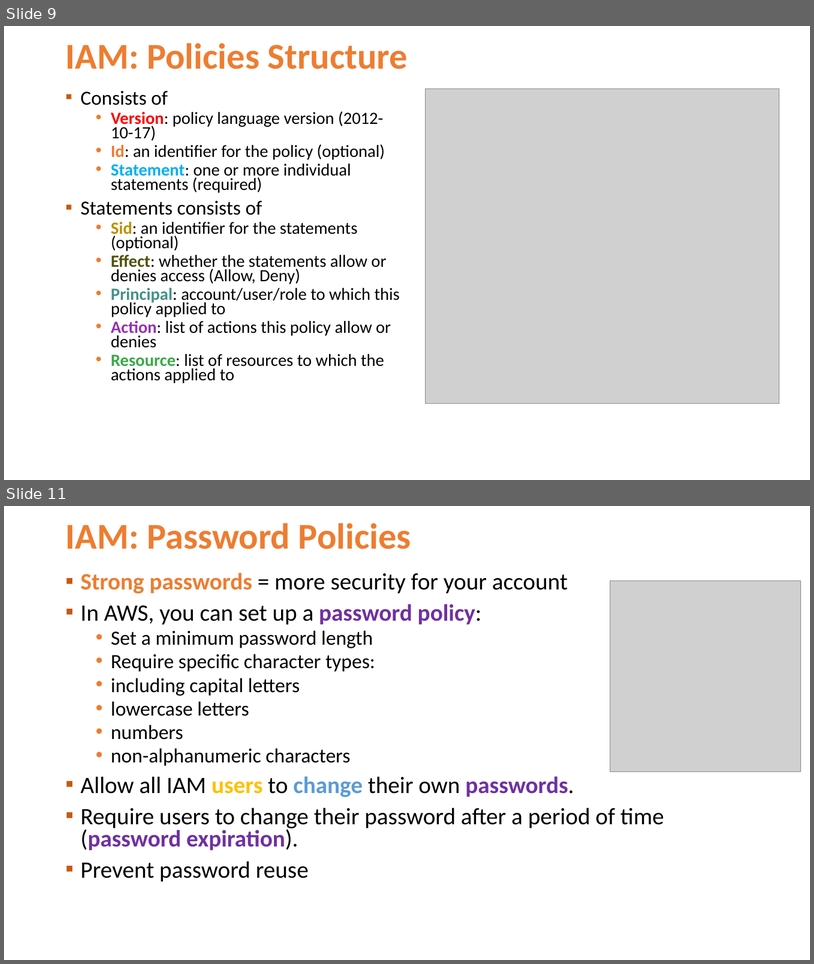
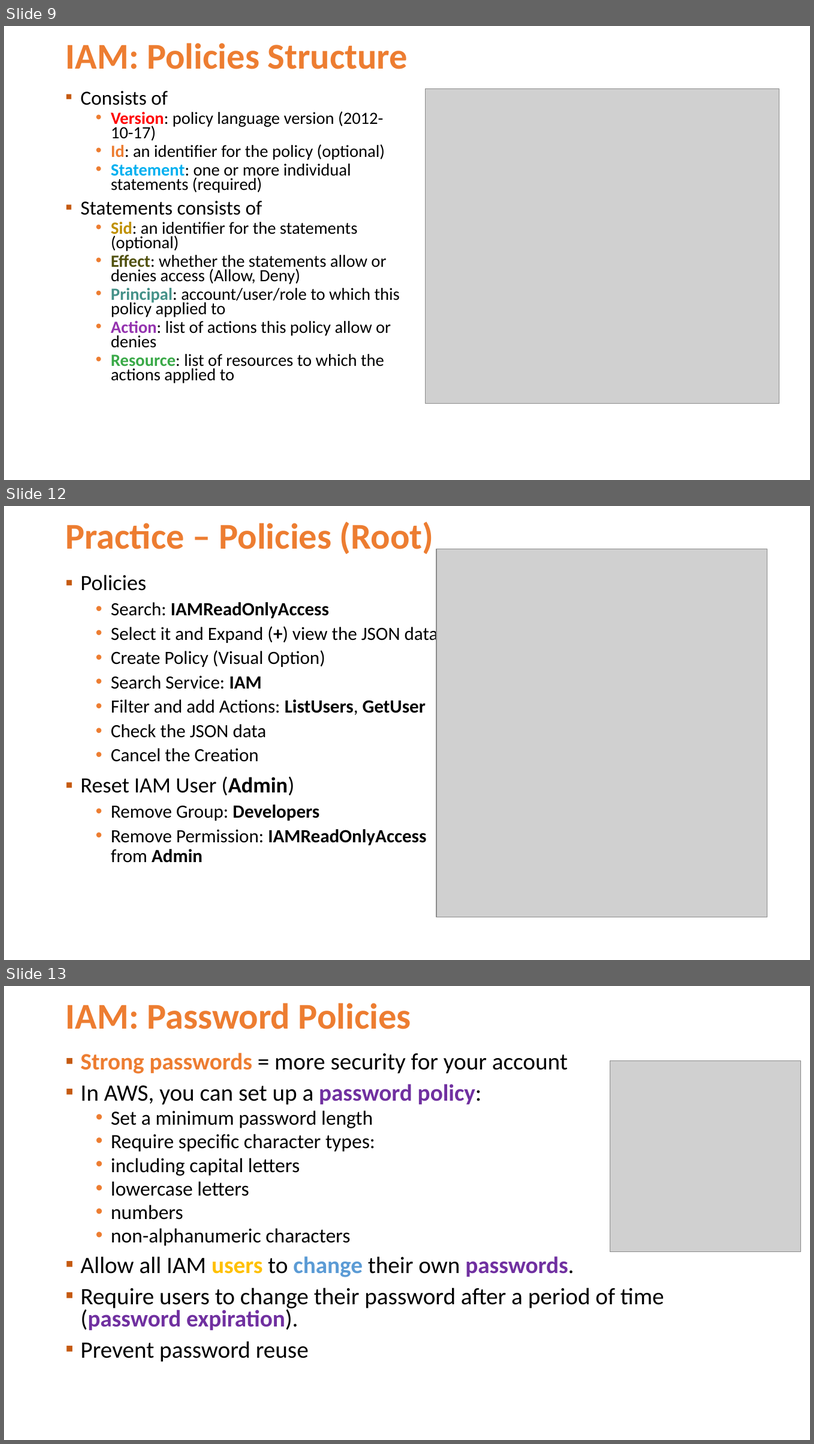
Before and after one commit to Jucer74/ArchitectureMaster, a slide deck: Classes/04-IAM-IdentityandAccessManagement/ArchitectureMaster-04-IAM-IdentityandAccessManagement.pptx. Shown one above the other, each under a label of ours: slides 9 and 11 before the commit, slides 9, 12 and 13 after it; the slides between them are not shown. The pictures are 814x964 and 814x1444 pixels, drawn with LibreOffice and Linux fonts; fonts in the diff are those of the drawing; grey boxes stand for pictures; background and template pictures are left out. Boxes give left, top, right and bottom in pixels: in the first picture for what was removed or moved away, otherwise in the second. Text is boxed around its words. In the diff, an @@ line names an element or a change of style, - is before the commit and + after.

```diff
--- a/Classes/04-IAM-IdentityandAccessManagement/ArchitectureMaster-04-IAM-IdentityandAccessManagement.pptx
+++ b/Classes/04-IAM-IdentityandAccessManagement/ArchitectureMaster-04-IAM-IdentityandAccessManagement.pptx
@@ slide 12 added at [4, 506, 810, 960], background #FFFFFF @@
@@ title added at [65, 522, 434, 554], 43.2 pt, text #ED7D31, bold @@
+Practice – Policies (Root)
@@ picture added at [437, 549, 767, 917] @@
@@ text added at [81, 574, 438, 862], 22.2 pt, text #000000 @@
+▪ Policies
+  • Search: IAMReadOnlyAccess
+  • Select it and Expand (+) view the JSON data
+  • Create Policy (Visual Option)
+  • Search Service: IAM
+  • Filter and add Actions: ListUsers, GetUser
+  • Check the JSON data
+  • Cancel the Creation
+▪ Reset IAM User (Admin)
+  • Remove Group: Developers
+  • Remove Permission: IAMReadOnlyAccess from Admin
@@ what was slide 11 is now slide 13 @@
```
Also in this commit, not shown: 2 slides changed, 2 other slides added, 1 slide removed.
